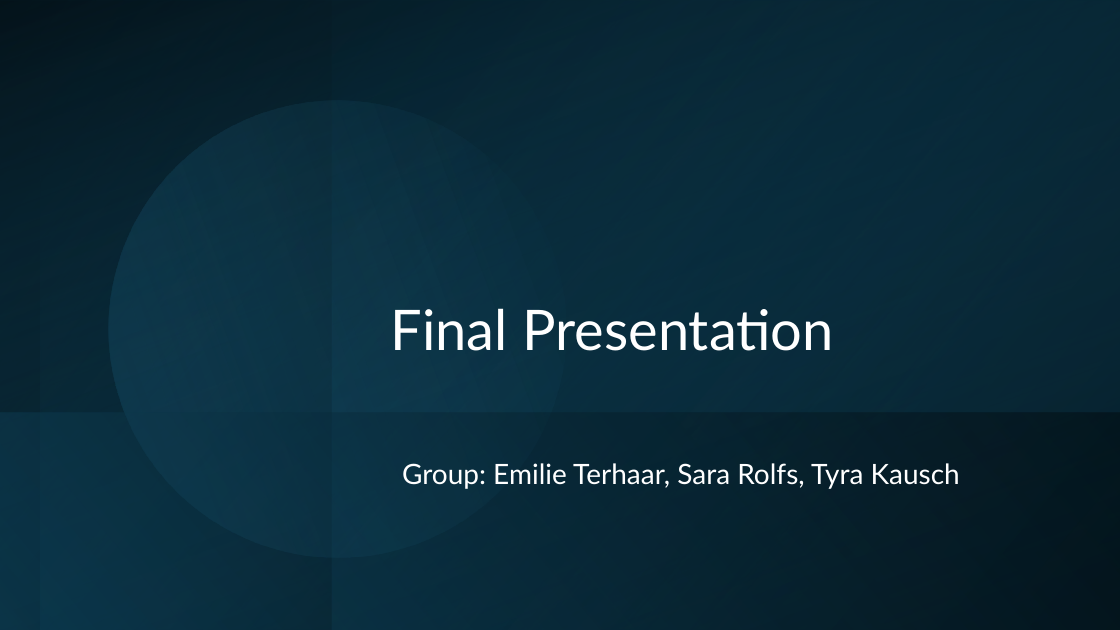
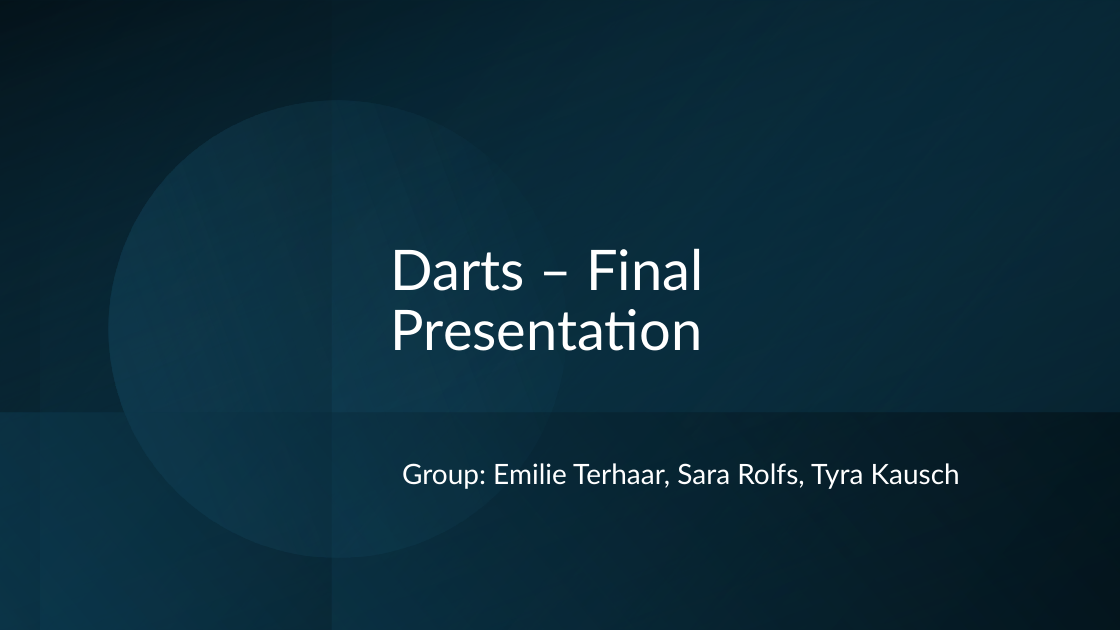
Before and after one commit to EmilieTr/darts_data_science_project, a slide deck: slide 1 of Presentations/DS_Project_Week-4.pptx. Drawn at 1120x630 pixels with LibreOffice and Linux fonts; fonts in the diff are those of the drawing. Boxes give left, top, right and bottom in pixels: in the first picture for what was removed or moved away, otherwise in the second. Text is boxed around its words. In the diff, an @@ line names an element or a change of style, - is before the commit and + after.

```diff
--- a/Presentations/DS_Project_Week-4.pptx
+++ b/Presentations/DS_Project_Week-4.pptx
@@ title at <box>391,248,703,351</box>: text changed @@
-Final Presentation
+Darts – Final Presentation
```
Also in this commit, not shown: 3 other slides changed, 1 slide removed, 1 other file.
